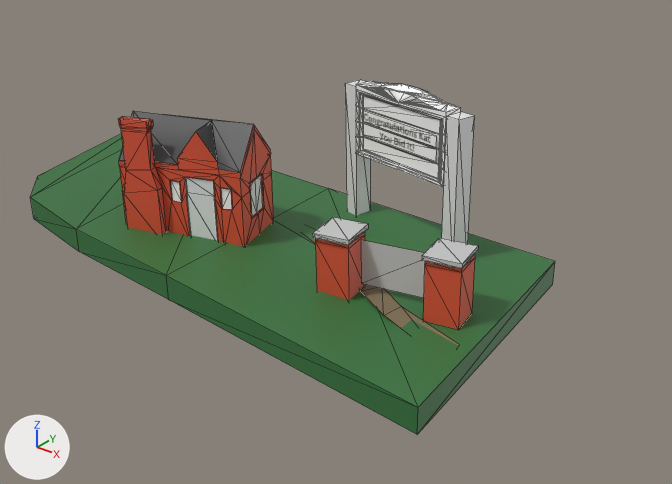
The glTF model public/assets/isoguardhouse.glb: old version first, new version second.
Rendered twice from a camera (50 mm lens) standing at (0.809, -1.025, 0.523) and looking at (-0.006, -0.005, -0.109). Every picture has the same lights, and +X, +Y and +Z are marked at lower left. Mesh edges are drawn as thin lines. Vertices at the same position are counted once.

Script lines for the objects in view, before the commit:
```python
me_cube_001 = bpy.data.meshes.new('Cube.001')
me_cube_001.from_pydata(...)  # 480 vertices, 862 faces; spans x -0.574..0.351, y -0.306..0.116, z -0.127..0.143
me_cube_001.materials.append(mat_material_125)  # white #e7e7e7
me_cube_001.materials.append(mat_material_126)  # white #ffffff
me_cube_001.materials.append(mat_material_127)  # grey #b6b6b6
me_cube_001.materials.append(mat_material_005)  # red #dc5539
me_cube_001.materials.append(mat_material_093)  # light grey #c7c7c7
me_cube_001.materials.append(mat_material_129)  # black #3f3f3f
me_cube_001.materials.append(mat_grassmed)  # dark green #37743d
me_cube_001.materials.append(mat_material_001)  # brown #807257
me_cube_001.materials.append(mat_congratulations_kat_you_did_it__001)  # picture img_congratulations_kat_you_did_it
me_cube_001.materials.append(mat_congratulations_kat_you_did_it)  # picture img_congratulations_kat_you_did_it
ob_entrysign = bpy.data.objects.new('entrysign', me_cube_001)
ob_entrysign.location = (0.0, 0.0, 0.0)
```
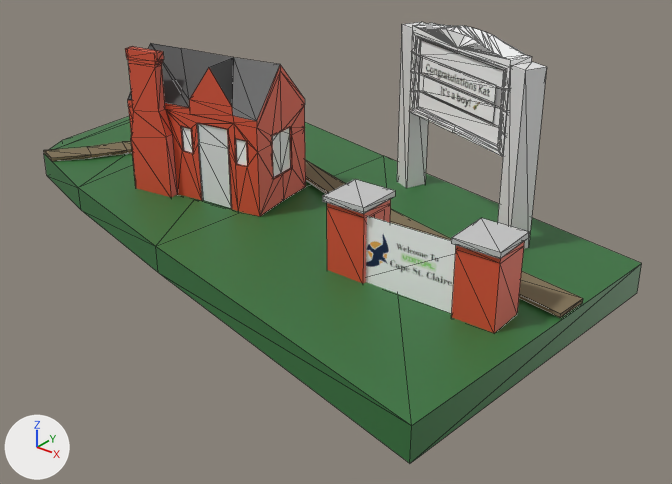
Boxes (x1, y1, x2, y2) around the edits, measured in the pictures (672 x 484 px; the box of a moved part takes in the faces that stretch with it):
'entrysign', reshaped, moved, turned, rescaled
    before: (30, 80, 555, 434)
    after: (44, 22, 642, 463)
part 1 of me_cube_001, moved or reshaped
    before: (345, 80, 370, 216)
    after: (397, 22, 428, 188)
part 2 of me_cube_001, moved or reshaped
    before: (441, 112, 474, 244)
    after: (498, 62, 547, 249)
part 3 of me_cube_001, moved or reshaped
    before: (356, 81, 461, 187)
    after: (409, 23, 532, 157)
part 4 of me_cube_001, moved or reshaped
    before: (316, 232, 365, 300)
    after: (327, 199, 391, 283)
part 5 of me_cube_001, moved or reshaped
    before: (423, 254, 475, 330)
    after: (451, 241, 525, 333)
part 6 of me_cube_001, moved or reshaped
    before: (312, 217, 368, 245)
    after: (323, 179, 395, 214)
part 7 of me_cube_001, moved or reshaped
    before: (422, 238, 478, 269)
    after: (451, 218, 529, 259)
part 8 of me_cube_001, added
    after: (125, 43, 306, 216)
part 9 of me_cube_001, added (brown)
    after: (44, 141, 583, 318)
part 10 of me_cube_001, added (green)
    after: (44, 116, 642, 463)
part 11 of me_cube_001, deleted
    before: (118, 111, 274, 247)
part 12 of me_cube_001, deleted
    before: (363, 124, 436, 162)
part 13 of me_cube_001, deleted
    before: (361, 240, 425, 298)
part 14 of me_cube_001, deleted
    before: (363, 111, 437, 147)
part 15 of me_cube_001, moved or reshaped
    before: (30, 134, 555, 434)
    after: (366, 56, 496, 314)

The change, as a list of edits to the scene's bpy script:
```text
Change me_cube_001:
    remove me_cube_001.from_pydata(...)  # 480 vertices, 862 faces; spans x -0.574..0.351, y -0.306..0.116, z -0.127..0.143
    add me_cube_001.from_pydata(...)  # 506 vertices, 921 faces; spans x -0.036..0.037, y -0.017..0.01, z -0.05..0.034
    me_cube_001 part 1: the loose piece of 8 vertices spanning x -0.032..0.001, y 0.045..0.079, z -0.099..0.128 is multiplied about its middle by the matrix ((-0.037, 0.092, -0.001), (-0.002, 0.0, 0.099), (0.092, 0.037, 0.002)), then moved by (0.027, -0.064, -0.011)
    me_cube_001 part 2: the loose piece of 8 vertices spanning x 0.174..0.207, y 0.002..0.035, z -0.085..0.13 is multiplied about its middle by the matrix ((-0.037, 0.092, -0.001), (-0.002, 0.0, 0.099), (0.092, 0.037, 0.002)), then moved by (-0.191, -0.021, -0.002)
    me_cube_001 part 3: the loose piece of 227 vertices spanning x -0.009..0.181, y 0.007..0.074, z 0.022..0.143 is multiplied about its middle by the matrix ((-0.037, 0.092, -0.001), (-0.002, 0.0, 0.099), (0.092, 0.037, 0.002)), then moved by (-0.08, -0.036, -0.071)
    me_cube_001 part 4: the loose piece of 12 vertices spanning x 0.092..0.151, y -0.182..-0.126, z -0.089..-0.001 is multiplied about its middle by the matrix ((-0.037, 0.092, 0.0), (-0.001, 0.0, 0.099), (0.092, 0.037, 0.001)), then moved by (-0.135, 0.146, 0.052)
    me_cube_001 part 5: the loose piece of 12 vertices spanning x 0.243..0.301, y -0.152..-0.095, z -0.088..0.0 is multiplied about its middle by the matrix ((-0.036, 0.089, -0.001), (-0.002, 0.0, 0.096), (0.089, 0.036, 0.002)), then moved by (-0.289, 0.115, 0.067)
    me_cube_001 part 6: the loose piece of 8 vertices spanning x 0.089..0.152, y -0.187..-0.121, z -0.002..0.006 is multiplied about its middle by the matrix ((-0.037, 0.092, -0.001), (-0.002, 0.0, 0.099), (0.092, 0.037, 0.002)), then moved by (-0.134, 0.15, 0.005)
    me_cube_001 part 7: the loose piece of 8 vertices spanning x 0.239..0.302, y -0.157..-0.09, z 0.0..0.008 is multiplied about its middle by the matrix ((-0.037, 0.092, -0.001), (-0.002, 0.0, 0.099), (0.092, 0.037, 0.002)), then moved by (-0.287, 0.12, 0.018)
    me_cube_001 part 8: a new loose piece of 143 vertices spanning x -0.008..0.004, y -0.012..0.007, z -0.029..-0.008
    me_cube_001 part 9: a new loose piece of 36 vertices spanning x -0.014..0.012, y -0.012..-0.01, z -0.047..0.031, in mat_material_001 (brown #807257)
    me_cube_001 part 10: a new loose piece of 20 vertices spanning x -0.036..0.037, y -0.017..-0.011, z -0.05..0.034, in mat_grassmed (dark green #37743d)
    me_cube_001 part 11: the loose piece of 143 vertices spanning x -0.277..-0.054, y -0.227..-0.06, z -0.102..0.103 is deleted
    me_cube_001 part 12: the loose piece of 4 vertices spanning x 0.007..0.158, y 0.011..0.043, z 0.056..0.076 is deleted
    me_cube_001 part 13: the loose piece of 4 vertices spanning x 0.142..0.246, y -0.137..-0.117, z -0.076..-0.009 is deleted
    me_cube_001 part 14: the loose piece of 4 vertices spanning x 0.006..0.158, y 0.011..0.043, z 0.077..0.096 is deleted
    me_cube_001 part 15: 42 vertices removed from x -0.574..0.351, y -0.306..0.116, z -0.127..-0.055; 24 vertices added at x -0.018..0.008, y -0.013..0.006, z 0.005..0.022
    remove me_cube_001.materials.append(mat_congratulations_kat_you_did_it__001)  # picture img_congratulations_kat_you_did_it
    remove me_cube_001.materials.append(mat_congratulations_kat_you_did_it)  # picture img_congratulations_kat_you_did_it
    add me_cube_001.materials.append(mat_congratulations_kat_you_did_it___1)  # picture img_congratulations_kat_you_did_it___1
    add me_cube_001.materials.append(mat_s)  # picture img_s
Change ob_entrysign:
    ob_entrysign.location: (0.0, 0.0, 0.0) -> (0.005, 0.024, 0.09)
    ob_entrysign.rotation_euler: (0.0, 0.0, 0.0) -> (1.571, 0.0, 1.781)  # degrees (0, 0, 0) -> degrees (90, 0, 102)
    ob_entrysign.scale: (1.0, 1.0, 1.0) -> (12.5, 12.5, 12.5)
```
